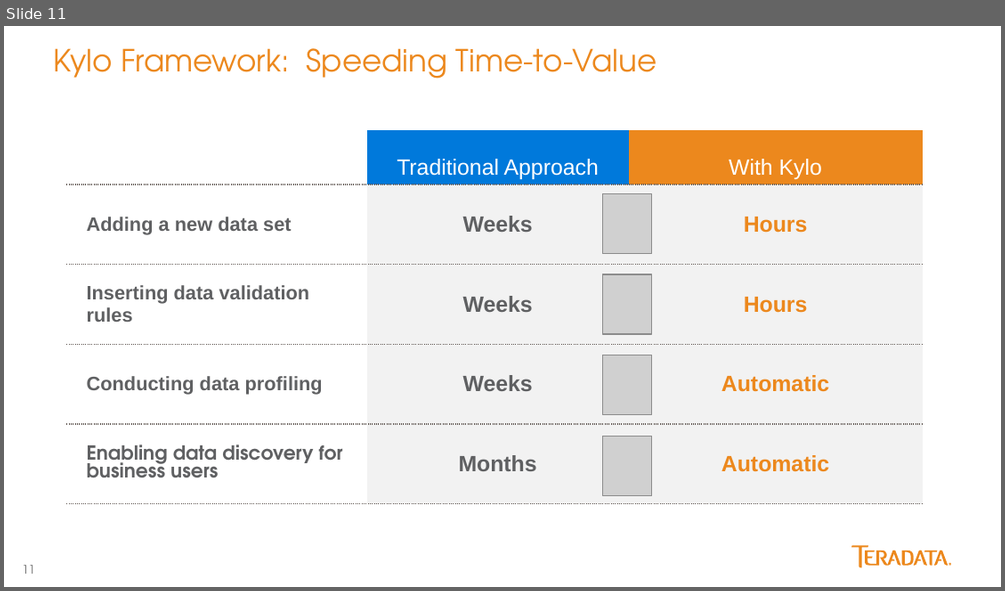
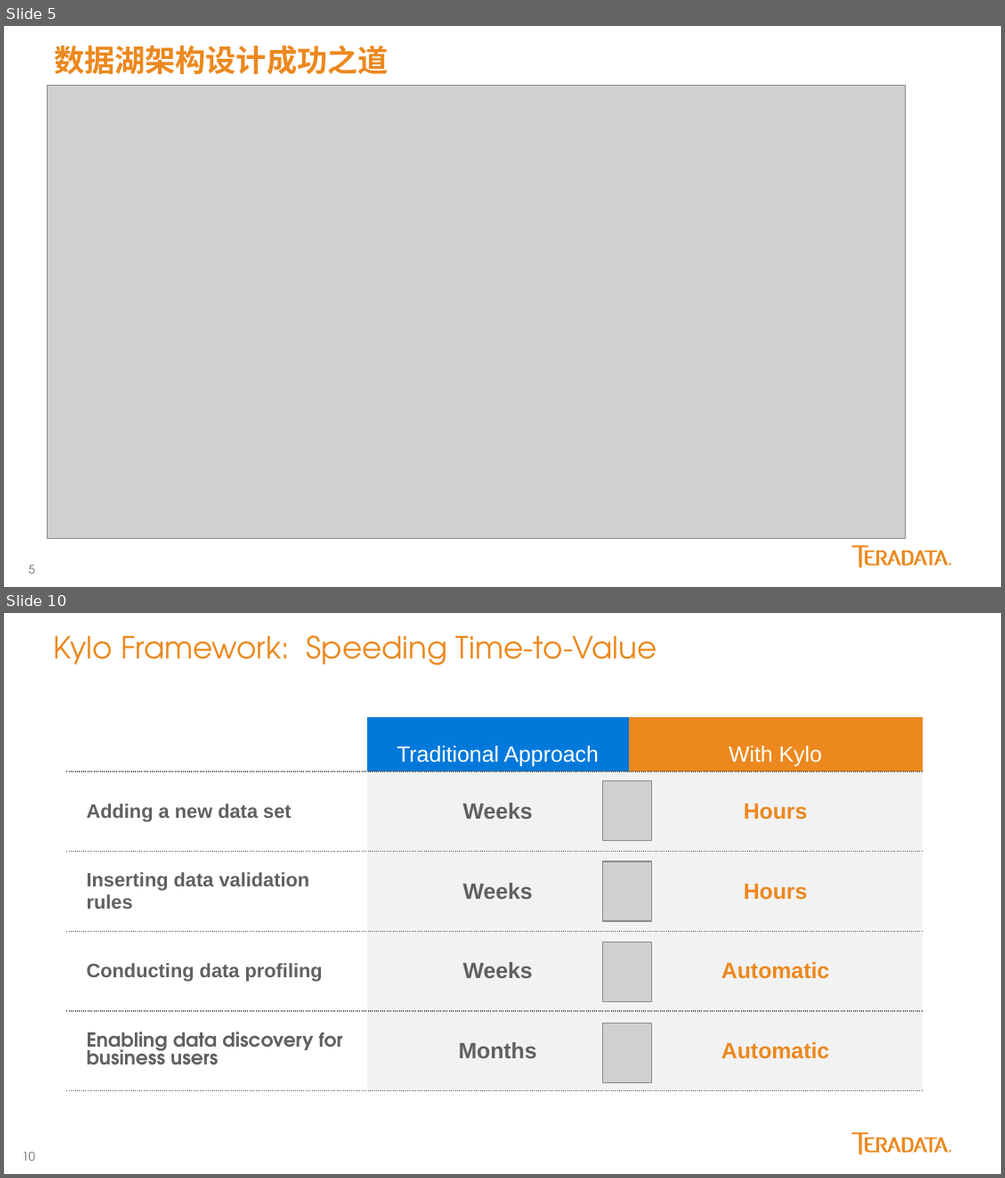
Before and after one commit to yaoran2000/MyTeradata, a slide deck: slides/Kylo配置与使用.pptx. Shown one above the other, each under a label of ours: slide 11 before the commit, slides 5 and 10 after it; the slides between them are not shown. The pictures are 1005x591 and 1005x1178 pixels, drawn with LibreOffice and Linux fonts; fonts in the diff are those of the drawing; grey boxes stand for pictures. Boxes give left, top, right and bottom in pixels: in the first picture for what was removed or moved away, otherwise in the second. Text is boxed around its words. In the diff, an @@ line names an element or a change of style, - is before the commit and + after.

```diff
--- a/slides/Kylo配置与使用.pptx
+++ b/slides/Kylo配置与使用.pptx
@@ slide 5 added at box(4, 26, 1001, 587), background #FFFFFF; not listed: 3 template elements that a slide beside it also shows @@
@@ title added at box(54, 45, 388, 74), 22 pt, text #EC881D, bold @@
+数据湖架构设计成功之道
@@ picture added at box(48, 85, 905, 538) @@
@@ what was slide 11 is now slide 10 @@
@@ page number at box(22, 1151, 35, 1160): text changed @@
-11
+10
```
Also in this commit, not shown: 7 slides changed, 2 slides removed.
